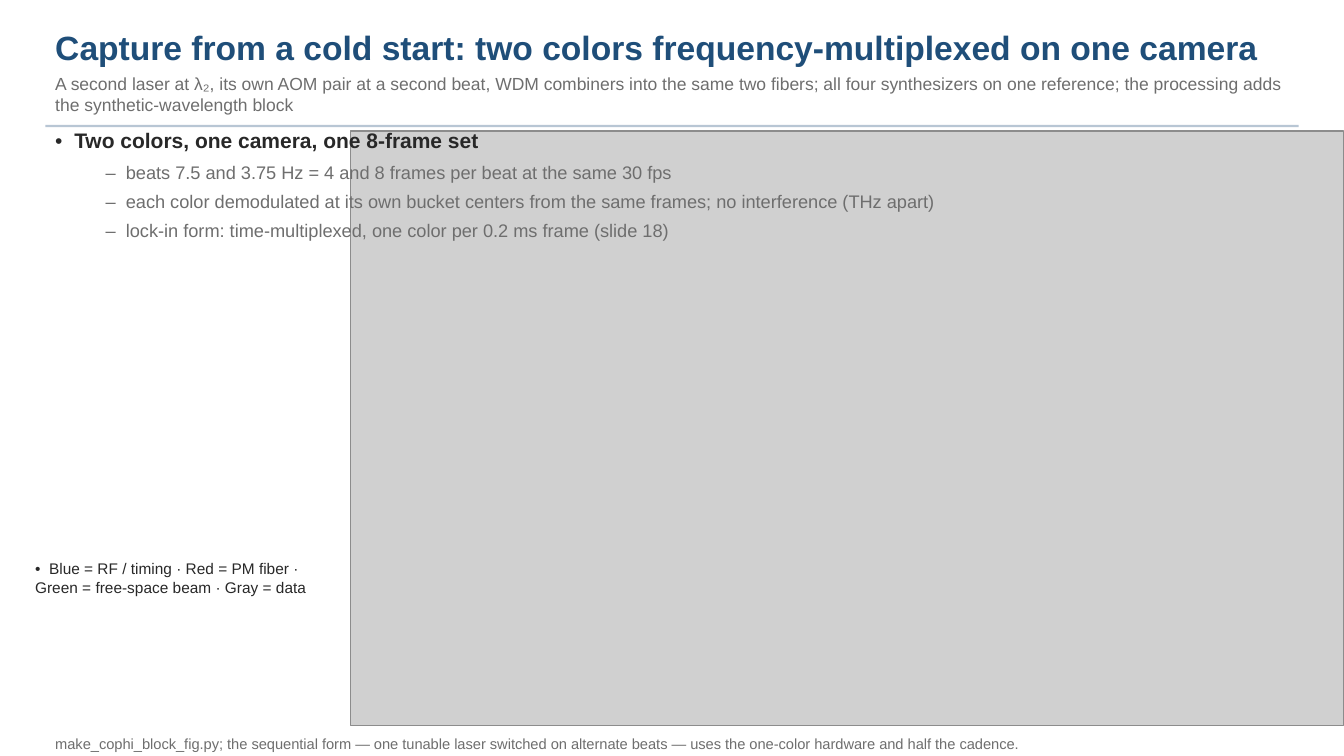
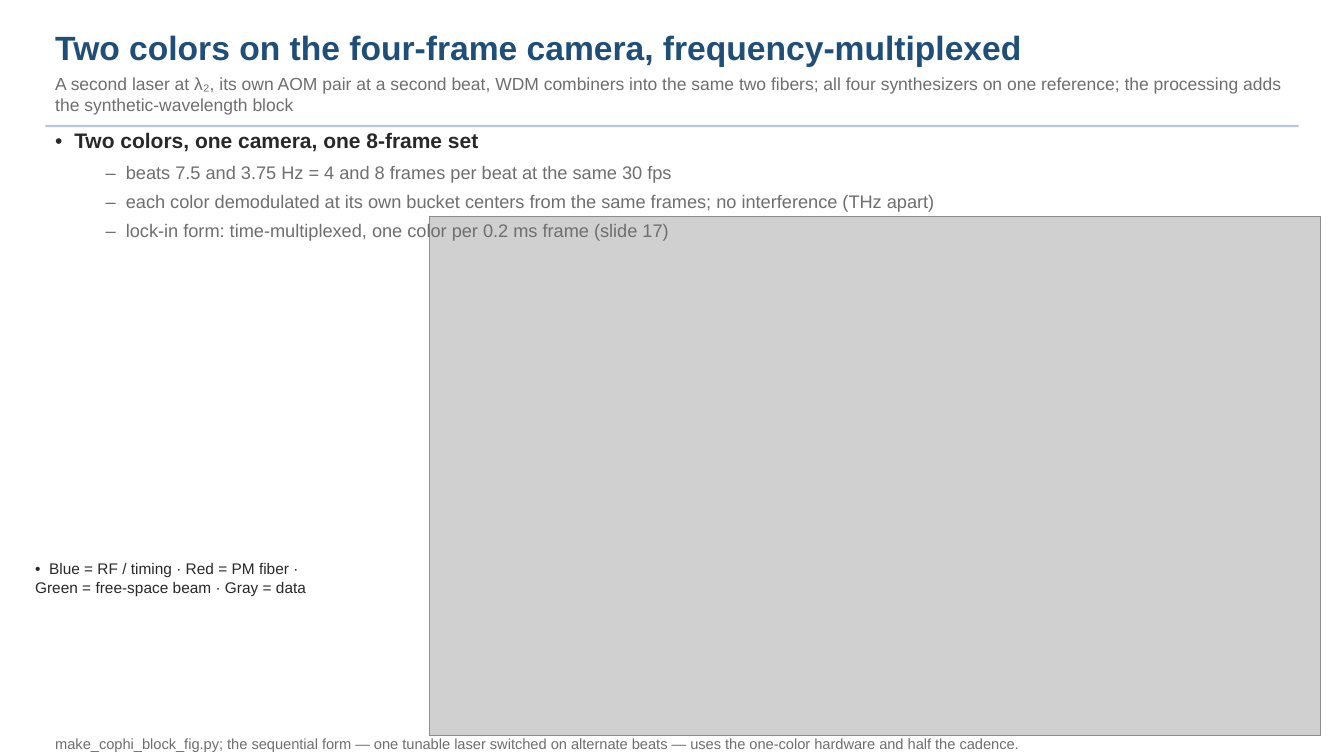
Before and after one commit to nasa-jpl/macos, a slide deck: slide 26 of demo_session/deck_cophi.pptx (slide 17 before the commit). Drawn at 1344x756 pixels with LibreOffice and Linux fonts; fonts in the diff are those of the drawing; grey boxes stand for pictures. Boxes give left, top, right and bottom in pixels: in the first picture for what was removed or moved away, otherwise in the second. Text is boxed around its words. In the diff, an @@ line names an element or a change of style, - is before the commit and + after.

```diff
--- a/demo_session/deck_cophi.pptx
+++ b/demo_session/deck_cophi.pptx
@@ text at (55,35,1021,67): text changed @@
-Capture from a cold start: two colors frequency-multiplexed on one camera
+Two colors on the four-frame camera, frequency-multiplexed
@@ text at (126,223,668,241): text changed @@
-– lock-in form: time-multiplexed, one color per 0.2 ms frame (slide 18)
+– lock-in form: time-multiplexed, one color per 0.2 ms frame (slide 17)
@@ picture: place and size @@
-picture at (351,131,1344,726)
+picture at (430,217,1321,736)
```
Also in this commit, not shown: 5 other slides changed, 1 slide added, 13 other files.
